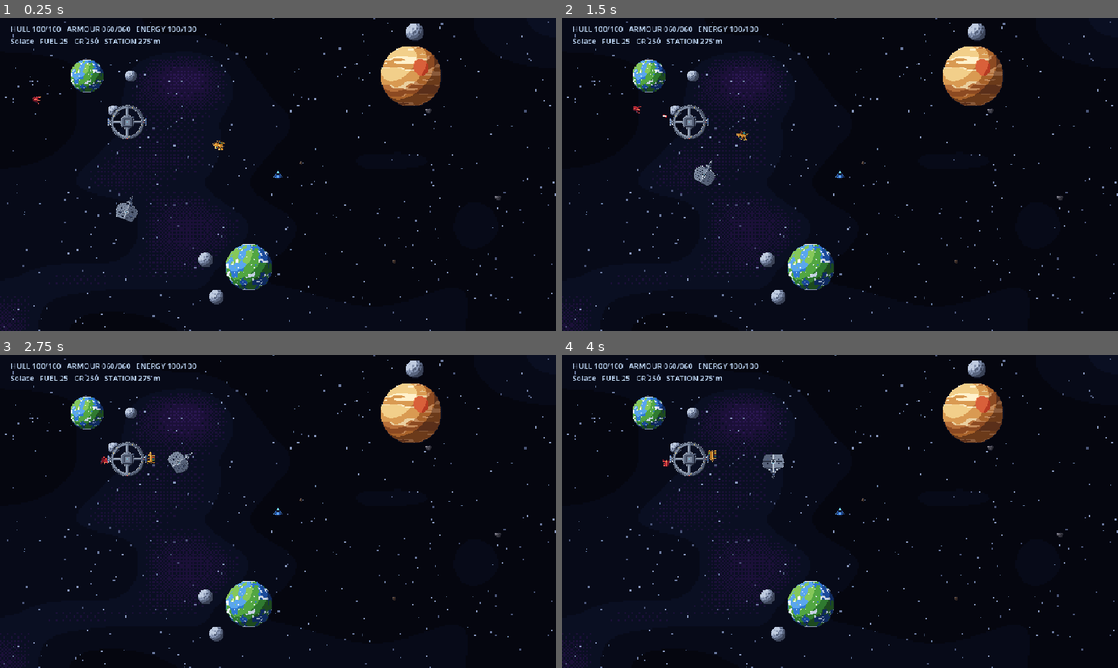
Above: before the commit, frames 1-4 (two rows, left to right).
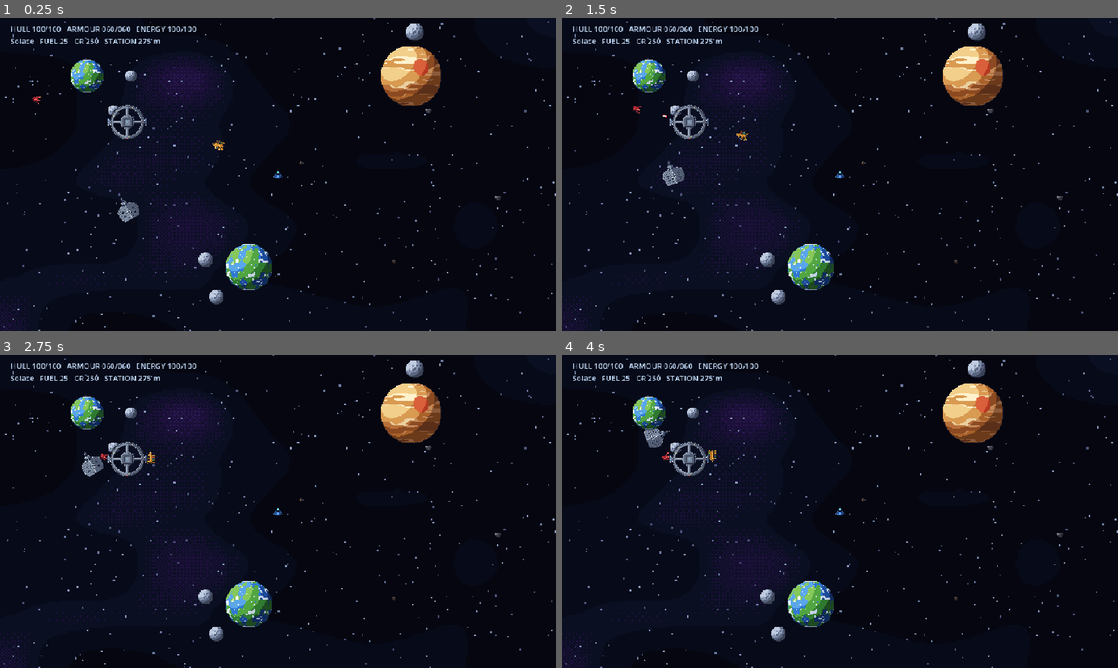
Above: after the commit, the same moments.

Repository: DARTVADER1-DROID/Star-Forge
Game: Godot game, scene res://scenes/main.tscn
The game is run twice, just before and just after one commit, with the same random seed, the same clock (stepped at 60 frames per second) and the same inputs.
Inputs (mouse positions are in pixels of both pictures, inside the frame that each line leads up to):
- Up to frame 1 (0.25 s): no input
- Up to frame 2 (1.5 s): move the mouse to (962, 158) at 0.52 s; click (962, 158) at 0.67 s; drag from (728, 190) to (634, 108) at 1.27 s
- Up to frame 3 (2.75 s): move the mouse to (333, 442) at 2.02 s; click (333, 442) at 2.17 s
- Up to frame 4 (4 s): drag from (812, 574) to (673, 464) at 2.77 s; move the mouse to (1006, 558) at 3.52 s; click (1006, 558) at 3.67 s

The runs differ from the first frame. In frame 1, 0.2% of the frame differs, in the area x 20-25%, y 56-66%; in frame 2, 0.4%; in frame 3, 0.4%, in the area x 14-35%, y 30-39%; in frame 4, 0.4%.

Commit message:
Add in-system navigation map and verify galaxy graph

Diff:
--- /dev/null
+++ b/scripts/ui/system_map.gd
@@ -0,0 +1,120 @@
+extends Control
+class_name SystemMapView
+
+signal body_selected(body_name: String)
+
+const MAP_WIDTH := 960.0
+const MAP_HEIGHT := 540.0
+const MAP_MARGIN := Vector2(12.0,10.0)
+
+var system_id := ""
+var definition: Dictionary = {}
+var ship_position := Vector2(480.0,270.0)
+var selected_body := ""
+var _map_scale := 0.35
+var _map_offset := Vector2.ZERO
+var _body_points: Dictionary = {}
+
+func _ready() -> void:
+    mouse_filter = Control.MOUSE_FILTER_STOP
+    custom_minimum_size = Vector2(460.0,220.0)
+
+func configure(id: String, system_data: Dictionary, ship: Vector2) -> void:
+    system_id = id
+    definition = system_data
+    ship_position = ship
+    _rebuild_body_points()
+    queue_redraw()
+
+func _rebuild_body_points() -> void:
+    _body_points.clear()
+    var station_data: Array = definition.get("station_position",[480,270])
+    _body_points["STATION"] = Vector2(float(station_data[0]),float(station_data[1]))
+    var planet_count := int(definition.get("planet_count",2))
+    var moon_count := int(definition.get("moon_count",0))
+    var planets: Array[Vector2] = []
+    for index in range(planet_count):
+        var point := Vector2(150.0+float(index)*280.0,100.0+float(index%2)*330.0)
+        planets.append(point)
+        _body_points["PLANET %d" % (index+1)] = point
+    for moon_index in range(moon_count):
+        if planets.is_empty():
+            break
+        var parent: Vector2 = planets[moon_index % planets.size()]
+        var angle := float(moon_index)*2.399
+        _body_points["MOON %d" % (moon_index+1)] = parent+Vector2(cos(angle),sin(angle))*76.0
+
+func _draw() -> void:
+    draw_rect(Rect2(Vector2.ZERO,size),Color(0.015,0.035,0.075,0.92),true)
+    for x_index in range(1,5):
+        var x := size.x*float(x_index)/5.0
+        draw_line(Vector2(x,8),Vector2(x,size.y-8),Color(0.22,0.37,0.52,0.12),1.0)
+    for y_index in range(1,3):
+        var y := size.y*float(y_index)/3.0
+        draw_line(Vector2(8,y),Vector2(size.x-8,y),Color(0.22,0.37,0.52,0.12),1.0)
+
+    _map_scale = minf((size.x-MAP_MARGIN.x*2.0)/MAP_WIDTH,(size.y-MAP_MARGIN.y*2.0)/MAP_HEIGHT)
+    _map_offset = (size-Vector2(MAP_WIDTH,MAP_HEIGHT)*_map_scale)*0.5
+    draw_set_transform(_map_offset,0.0,Vector2(_map_scale,_map_scale))
+    draw_circle(Vector2(480,270),24.0,Color(1.0,0.72,0.32,0.16))
+    draw_circle(Vector2(480,270),12.0,Color(1.0,0.82,0.48,1.0))
+    draw_arc(Vector2(480,270),12.0,0.0,TAU,32,Color(1.0,0.92,0.72,1.0),2.0)
+
+    var planet_count := int(definition.get("planet_count",2))
+    var planets: Array[Vector2] = []
+    for index in range(planet_count):
+        var point := Vector2(150.0+float(index)*280.0,100.0+float(index%2)*330.0)
+        planets.append(point)
+        draw_arc(Vector2(480,270),point.distance_to(Vector2(480,270)),0.0,TAU,72,Color(0.35,0.55,0.72,0.18),1.0)
+        var radius := 30.0+float(index%3)*12.0
+        var body_color := Color(0.32,0.70,0.82) if index%2==0 else Color(0.68,0.50,0.88)
+        draw_circle(point,radius,body_color)
+        draw_arc(point,radius,0.0,TAU,32,Color(0.86,0.94,1.0,0.92),2.0)
+        if selected_body == "PLANET %d" % (index+1):
+            draw_arc(point,radius+8.0,0.0,TAU,32,Color(1.0,0.78,0.36,1.0),2.0)
+        draw_string(ThemeDB.fallback_font,point+Vector2(-42.0,radius+18.0),"PLANET %d" % (index+1),HORIZONTAL_ALIGNMENT_CENTER,84.0,12,Color(0.88,0.94,1.0,0.95))
+
+    var moon_count := int(definition.get("moon_count",0))
+    for moon_index in range(moon_count):
+        if planets.is_empty():
+            break
+        var parent: Vector2 = planets[moon_index % planets.size()]
+        var angle := float(moon_index)*2.399
+        var moon_point := parent+Vector2(cos(angle),sin(angle))*76.0
+        draw_circle(moon_point,11.0+float(moon_index%3)*3.0,Color(0.52,0.58,0.68,1.0))
+        if selected_body == "MOON %d" % (moon_index+1):
+            draw_arc(moon_point,20.0,0.0,TAU,24,Color(1.0,0.78,0.36,1.0),2.0)
+
+    if bool(definition.get("has_asteroids",false)):
+        for asteroid_point in [Vector2(520,250),Vector2(680,420),Vector2(860,310),Vector2(740,160)]:
+            draw_circle(asteroid_point,7.0,Color(0.58,0.60,0.64,0.95))
+
+    var station_data: Array = definition.get("station_position",[480,270])
+    var station := Vector2(float(station_data[0]),float(station_data[1]))
+    draw_circle(station,20.0,Color(0.28,0.76,0.72,0.24))
+    draw_arc(station,17.0,0.0,TAU,32,Color(0.42,0.94,0.84,1.0),3.0)
+    draw_string(ThemeDB.fallback_font,station+Vector2(-35.0,31.0),"STATION",HORIZONTAL_ALIGNMENT_CENTER,70.0,12,Color(0.58,0.98,0.90,1.0))
+    draw_circle(ship_position,8.0,Color(0.46,0.86,1.0,1.0))
+    draw_arc(ship_position,14.0,0.0,TAU,32,Color(0.46,0.86,1.0,0.9),2.0)
+    draw_set_transform(Vector2.ZERO,0.0,Vector2.ONE)
+    draw_string(ThemeDB.fallback_font,Vector2(10.0,size.y-9.0),"LOCAL SYSTEM · TAP A PLANET OR STATION FOR DETAILS",HORIZONTAL_ALIGNMENT_LEFT,-1,9,Color(0.62,0.75,0.88,0.85))
+
+func _gui_input(event: InputEvent) -> void:
+    if not event is InputEventScreenTouch:
+        return
+    var touch := event as InputEventScreenTouch
+    if not touch.pressed:
+        return
+    var world_point := (touch.position-_map_offset)/_map_scale
+    var closest_name := ""
+    var closest_distance := 38.0
+    for body_name: String in _body_points:
+        var distance := world_point.distance_to(_body_points[body_name])
+        if distance < closest_distance:
+            closest_distance = distance
+            closest_name = body_name
+    if not closest_name.is_empty():
+        selected_body = closest_name
+        body_selected.emit(closest_name)
+        queue_redraw()
+        accept_event()
--- a/scripts/ui/touch_hud.gd
+++ b/scripts/ui/touch_hud.gd
@@ -13,6 +13,7 @@
 const JOYSTICK_ZONE_WIDTH := 0.44
 const JOYSTICK_ZONE_TOP_RATIO := 0.34
 const GALAXY_MAP_SCRIPT: Script = preload("res://scripts/ui/galaxy_map.gd")
+const SYSTEM_MAP_SCRIPT: Script = preload("res://scripts/ui/system_map.gd")
 
 var _active_touch := -1
 var _joystick_origin := Vector2.ZERO
@@ -22,8 +23,11 @@
 var _galaxy_panel: PanelContainer
 var _recovery_panel: PanelContainer
 var _inventory_rows: VBoxContainer
-var _galaxy_map: Control
+var _galaxy_map: GalaxyMapView
+var _system_map: SystemMapView
 var _galaxy_hint: Label
+var _galaxy_tab: Button
+var _system_tab: Button
 var _transit_overlay: ColorRect
 var _selected_system := ""
 var _jump_button: Button
@@ -299,12 +303,33 @@
     _galaxy_hint.text = "Choose an adjacent star system · 5 Fuel per jump"
     _galaxy_hint.horizontal_alignment = HORIZONTAL_ALIGNMENT_CENTER
     content.add_child(_galaxy_hint)
-    _galaxy_map = GALAXY_MAP_SCRIPT.new() as Control
+    var tabs := HBoxContainer.new()
+    tabs.alignment = BoxContainer.ALIGNMENT_CENTER
+    content.add_child(tabs)
+    _galaxy_tab = Button.new()
+    _galaxy_tab.text = "GALAXY"
+    _galaxy_tab.toggle_mode = true
+    _galaxy_tab.button_pressed = true
+    _galaxy_tab.pressed.connect(_show_galaxy_view)
+    tabs.add_child(_galaxy_tab)
+    _system_tab = Button.new()
+    _system_tab.text = "SYSTEM"
+    _system_tab.toggle_mode = true
+    _system_tab.pressed.connect(_show_system_view)
+    tabs.add_child(_system_tab)
+    _galaxy_map = GALAXY_MAP_SCRIPT.new() as GalaxyMapView
     _galaxy_map.size_flags_horizontal = Control.SIZE_EXPAND_FILL
     _galaxy_map.size_flags_vertical = Control.SIZE_EXPAND_FILL
     _galaxy_map.custom_minimum_size = Vector2(460,220)
     _galaxy_map.system_selected.connect(_on_map_system_selected)
     content.add_child(_galaxy_map)
+    _system_map = SYSTEM_MAP_SCRIPT.new() as SystemMapView
+    _system_map.size_flags_horizontal = Control.SIZE_EXPAND_FILL
+    _system_map.size_flags_vertical = Control.SIZE_EXPAND_FILL
+    _system_map.custom_minimum_size = Vector2(460,220)
+    _system_map.body_selected.connect(_on_map_body_selected)
+    _system_map.visible = false
+    content.add_child(_system_map)
     var actions := HBoxContainer.new()
     content.add_child(actions)
     var jump := Button.new()
@@ -327,8 +352,9 @@
         fuel,
         GameState.FTL_FUEL_COST
     ]
-    _galaxy_map.set("systems",ContentDatabase.systems)
-    _galaxy_map.call("configure",GameState.current_system_id,_selected_system)
+    _galaxy_map.systems = ContentDatabase.systems
+    _galaxy_map.configure(GameState.current_system_id,_selected_system)
+    update_system_map(Vector2(480.0,270.0))
     if is_instance_valid(_jump_button):
         _jump_button.disabled = not GameState.can_jump_to(_selected_system)
 
@@ -336,9 +362,32 @@
     _selected_system = system_id
     _refresh_galaxy(GameState.current_system_id)
 
+func _show_galaxy_view() -> void:
+    _galaxy_map.show()
+    _system_map.hide()
+    _galaxy_tab.button_pressed = true
+    _system_tab.button_pressed = false
+    _galaxy_hint.text = "Select a connected system · 5 Fuel per jump"
+
+func _show_system_view() -> void:
+    _galaxy_map.hide()
+    _system_map.show()
+    _galaxy_tab.button_pressed = false
+    _system_tab.button_pressed = true
+    update_system_map(Vector2(480.0,270.0))
+
+func update_system_map(ship_position: Vector2) -> void:
+    if not is_instance_valid(_system_map):
+        return
+    _system_map.configure(GameState.current_system_id,ContentDatabase.get_system(GameState.current_system_id),ship_position)
+
+func _on_map_body_selected(body_name: String) -> void:
+    _galaxy_hint.text = "SELECTED: " + body_name
+
 func show_galaxy_map() -> void:
     _close_panels()
     _selected_system = ""
+    _show_galaxy_view()
     _refresh_galaxy(GameState.current_system_id)
     _galaxy_panel.show()
     _gameplay_blocked = true
--- a/scripts/world/world.gd
+++ b/scripts/world/world.gd
@@ -49,6 +49,7 @@
     var station_position := Vector2(float(station_data[0]),float(station_data[1]))
     var station_distance := player.global_position.distance_to(station_position)
     hud.update_ship_status(player.hull,player.max_hull,player.armour,player.max_armour,player.energy,player.max_energy,GameState.credits,GameState.inventory,int(GameState.inventory.get("fuel",0)),str(ContentDatabase.get_system(_system_id).get("name",_system_id)),station_distance)
+    hud.update_system_map(player.position)
 
 func _draw() -> void:
     for star: Vector2 in _stars:
--- a/tests/test_runner.gd
+++ b/tests/test_runner.gd
@@ -10,6 +10,7 @@
     _test_cargo_capacity(failures)
     _test_armour_damage(failures)
     _test_ftl_rules(failures)
+    _test_map_graph(failures)
     _test_save_round_trip(failures)
     _test_main_scene(failures)
 
@@ -68,6 +69,23 @@
     GameState.current_system_id = "solace"
     GameState.inventory.fuel = 25
 
+func _test_map_graph(failures: Array[String]) -> void:
+    var map_script: Script = load("res://scripts/ui/galaxy_map.gd")
+    if map_script == null:
+        failures.append("Galaxy map script is missing.")
+        return
+    var map := map_script.new() as Control
+    map.size = Vector2(460,220)
+    map.set("systems",ContentDatabase.systems)
+    map.call("configure","solace","vesper")
+    var solace_point: Vector2 = map.call("_system_point","solace")
+    if not Rect2(Vector2.ZERO,map.size).has_point(solace_point):
+        failures.append("Galaxy map system node is outside its map viewport.")
+    var solace: Dictionary = ContentDatabase.get_system("solace")
+    if not Array(solace.get("links",[])).has("vesper") or Array(solace.get("links",[])).has("ironwake"):
+        failures.append("Galaxy map graph adjacency does not match FTL routing.")
+    map.free()
+
 func _test_save_round_trip(failures: Array[String]) -> void:
     GameState.credits = 321
     if not GameState.save_game():
